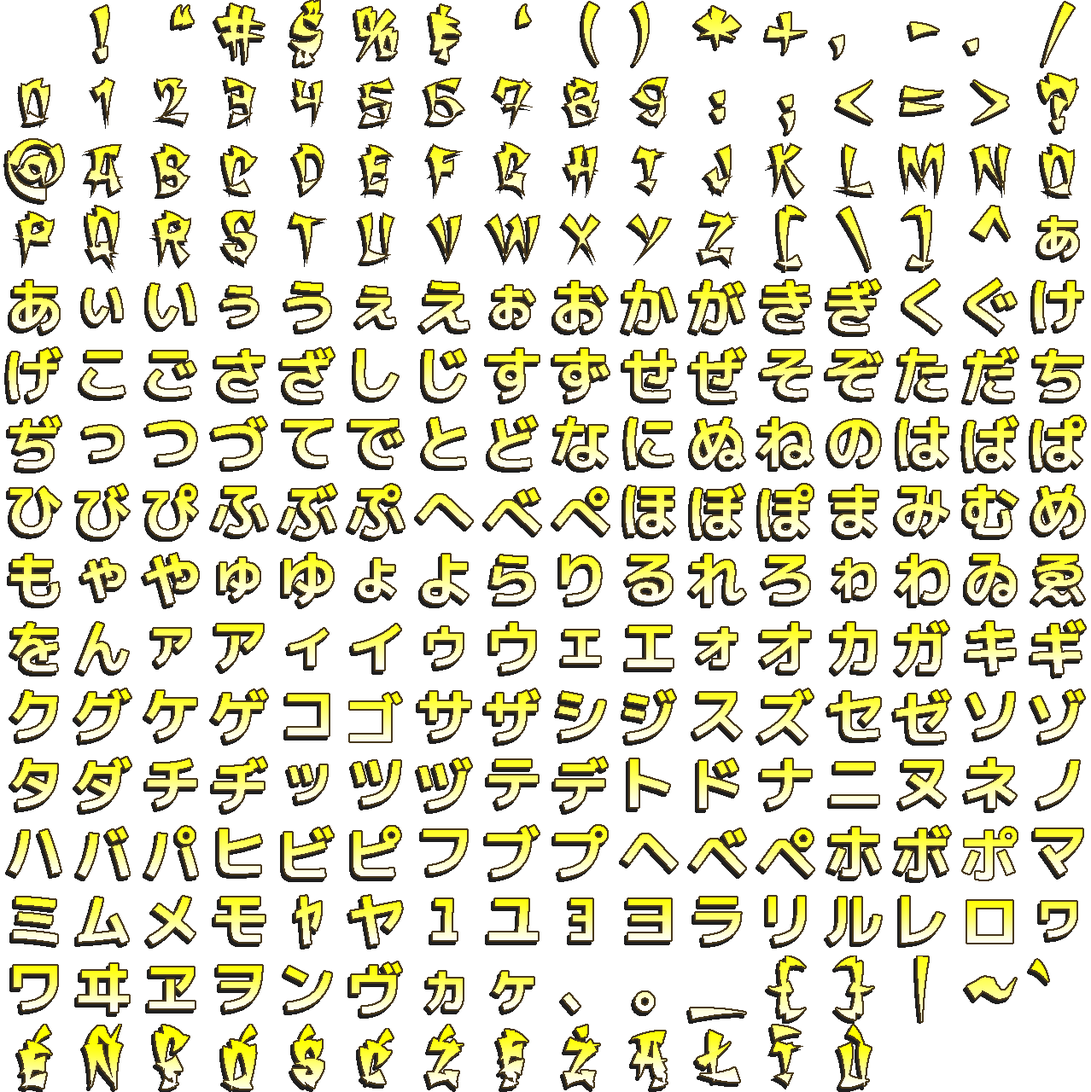
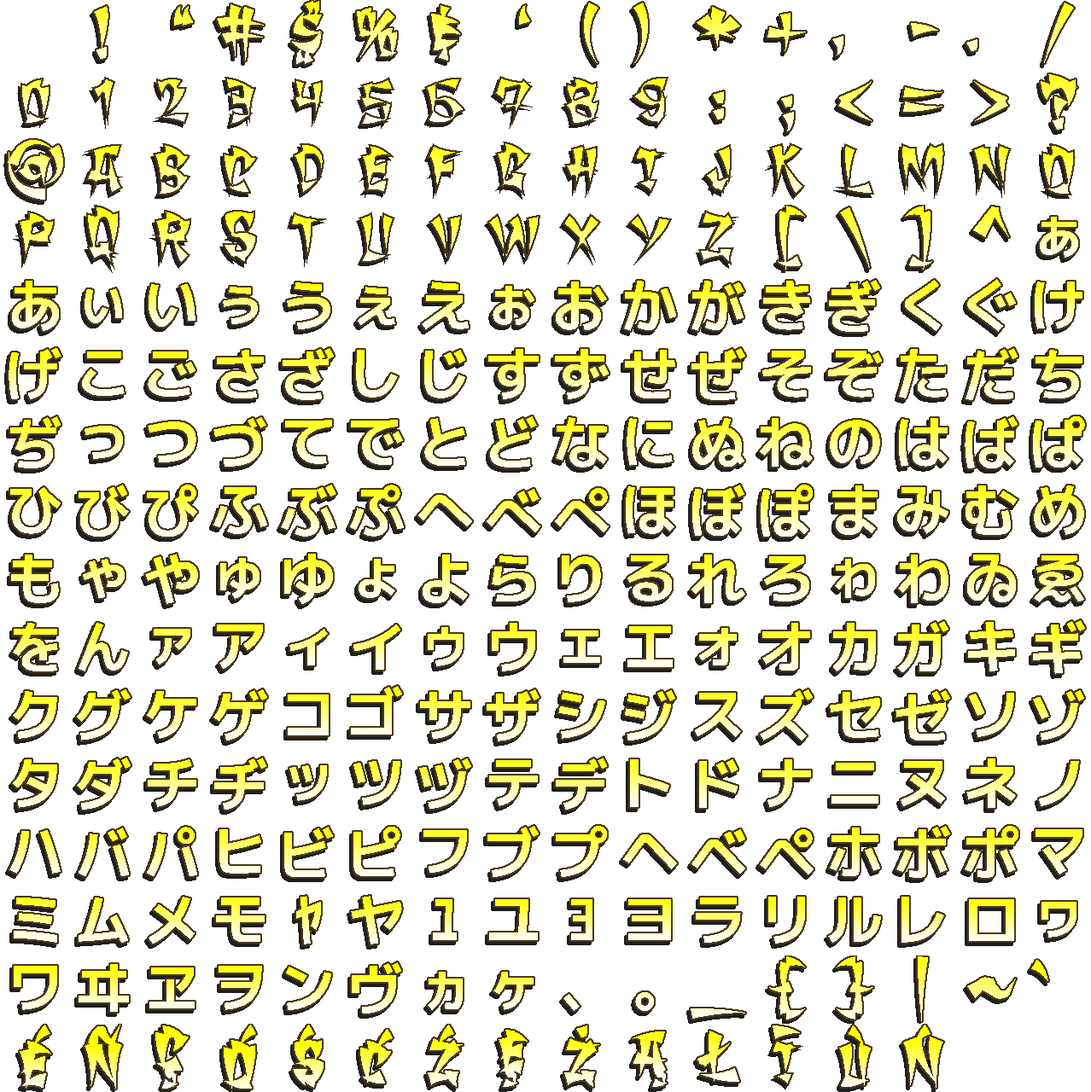
Layered file, before and after one edit (w=1091, h=1092). Changes by layer:
added layer "Layer 173" above "Layer 171" over [898, 1024, 945, 1092]
painted on "Layer 160" over [964, 897, 1016, 947]
painted on "Layer 144" over [960, 824, 1020, 884]
painted on "Layer 103" over [346, 684, 404, 744]
